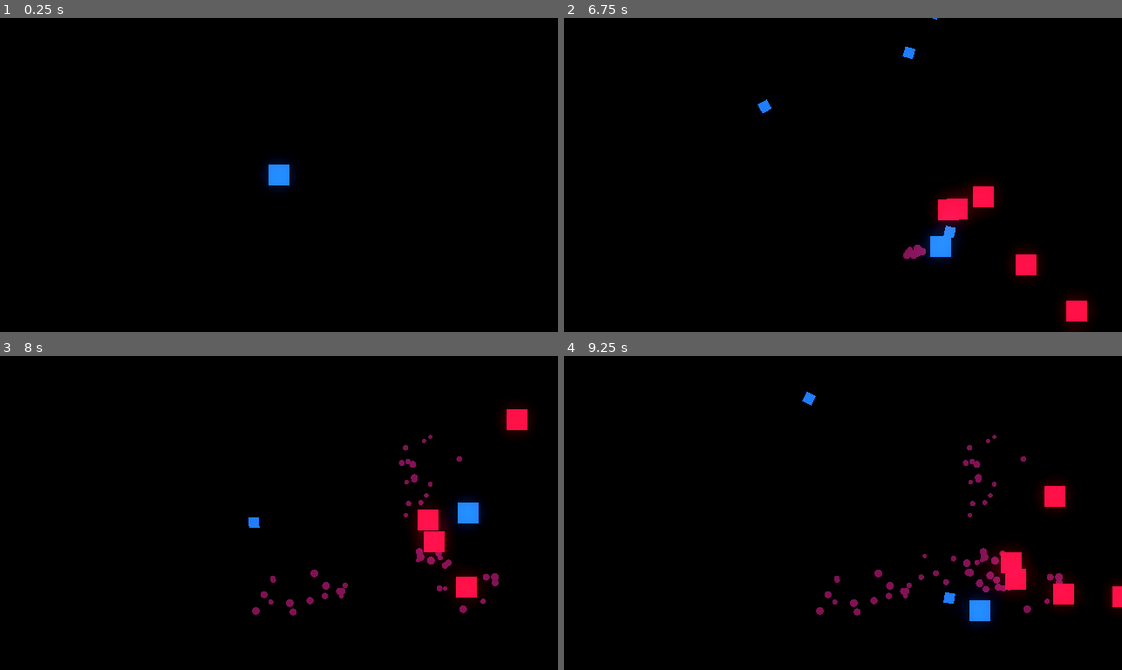
Above: before the commit, frames 1-4 (two rows, left to right).
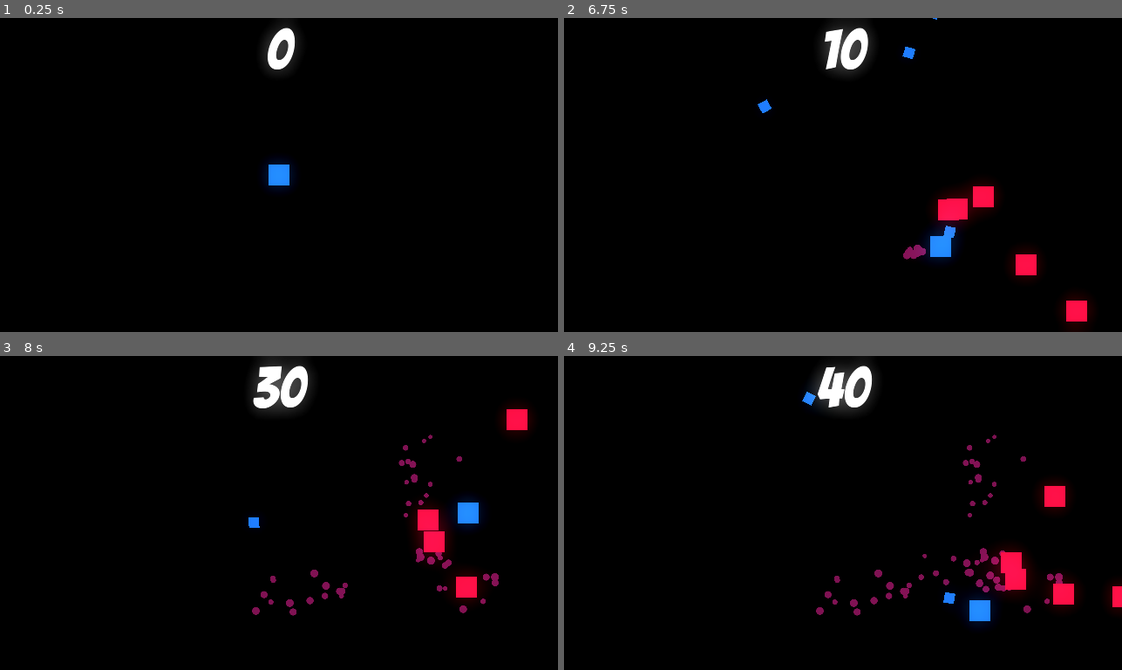
Above: after the commit, the same moments.

Repository: OwenDdev/Wave-Shooter
Game: Godot game, scene res://arena.tscn
The game is run twice, just before and just after one commit, with the same random seed, the same clock (stepped at 60 frames per second) and the same inputs.
Inputs (mouse positions are in pixels of both pictures, inside the frame that each line leads up to):
- Up to frame 1 (0.25 s): no input
- Up to frame 2 (6.75 s): tap Enter at 0.5 s; move the mouse to (965, 159) at 0.52 s; press the mouse at (965, 159) at 0.53 s; hold D (move_right) 0.53-1.28 s; move the mouse to (731, 190) at 1.27 s; release the mouse at (731, 190) at 1.28 s; hold S (move_down) 1.28-2.03 s; click (731, 190) at 1.35 s; move the mouse to (898, 105) at 2.02 s; press the mouse at (898, 105) at 2.03 s; hold D (move_right) 2.03-2.78 s; move the mouse to (815, 237) at 2.77 s; release the mouse at (815, 237) at 2.78 s; hold W (move_up) 2.78-3.53 s; click (815, 237) at 2.85 s; move the mouse to (1010, 222) at 3.52 s; press the mouse at (1010, 222) at 3.53 s; hold A (move_left) 3.53-5.03 s; move the mouse to (675, 127) at 4.27 s; release the mouse at (675, 127) at 4.28 s; click (675, 127) at 4.35 s; move the mouse to (870, 175) at 5.02 s; press the mouse at (870, 175) at 5.03 s; hold S (move_down) 5.03-5.78 s; move the mouse to (759, 96) at 5.77 s; release the mouse at (759, 96) at 5.78 s; hold D (move_right) 5.78-6.53 s; click (759, 96) at 5.85 s; move the mouse to (965, 159) at 6.52 s; press the mouse at (965, 159) at 6.53 s; hold W (move_up) from 6.53 s (still down)
- Up to frame 3 (8 s): move the mouse to (167, 528) at 7.27 s; release W (move_up) at 7.28 s; release the mouse at (167, 528) at 7.28 s; hold D (move_right) from 7.28 s (still down); click (167, 528) at 7.35 s
- Up to frame 4 (9.25 s): move the mouse to (898, 443) at 8.02 s; release D (move_right) at 8.03 s; press the mouse at (898, 443) at 8.03 s; hold S (move_down) 8.03-8.78 s; move the mouse to (815, 575) at 8.77 s; release the mouse at (815, 575) at 8.78 s; hold A (move_left) from 8.78 s (still down); click (815, 575) at 8.85 s

The runs differ from the first frame. In frame 1, 0.6% of the frame differs, in the area x 47-54%, y 3-17%; in frame 2, 1.1%; in frame 3, 1.4%, in the area x 45-56%, y 0-18%; in frame 4, 1.4%.

Commit message:
Scoring System
Basic Score System implemented
Using Control and label nodes
custom font imported
score increases on enemy death

Diff:
--- a/Global.gd
+++ b/Global.gd
@@ -5,6 +5,8 @@
 
 var player = null
 
+var points = 0
+
 func instance_node(node, location, parent):
 	var node_instance = node.instantiate()
 	parent.add_child(node_instance)
--- a/arena.tscn
+++ b/arena.tscn
@@ -1,7 +1,9 @@
-[gd_scene load_steps=4 format=3 uid="uid://cmsmrpvdvq5u0"]
+[gd_scene load_steps=6 format=3 uid="uid://cmsmrpvdvq5u0"]
 
 [ext_resource type="Script" path="res://arena.gd" id="1_5g7r8"]
 [ext_resource type="PackedScene" uid="uid://bvyhci1gkahna" path="res://player.tscn" id="2_hnaq8"]
+[ext_resource type="FontFile" uid="uid://b28j27r6xf8et" path="res://Font.ttf" id="3_xtixm"]
+[ext_resource type="Script" path="res://score.gd" id="4_230fa"]
 
 [sub_resource type="Environment" id="Environment_chsiw"]
 background_mode = 3
@@ -21,4 +23,28 @@
 [node name="Enemy_spawn_timer" type="Timer" parent="."]
 autostart = true
 
+[node name="UI" type="Node2D" parent="."]
+z_index = 20
+position = Vector2(0, -4.435)
+
+[node name="Control" type="Control" parent="UI"]
+layout_mode = 3
+anchors_preset = 0
+offset_top = 8.87
+offset_right = 640.0
+offset_bottom = 368.87
+
+[node name="Score" type="Label" parent="UI/Control"]
+layout_mode = 0
+offset_top = -4.435
+offset_right = 1280.0
+offset_bottom = 140.565
+scale = Vector2(0.5, 0.5)
+theme_override_fonts/font = ExtResource("3_xtixm")
+theme_override_font_sizes/font_size = 128
+text = "100"
+horizontal_alignment = 1
+vertical_alignment = 1
+script = ExtResource("4_230fa")
+
 [connection signal="timeout" from="Enemy_spawn_timer" to="." method="_on_enemy_spawn_timer_timeout"]
--- a/enemy.gd
+++ b/enemy.gd
@@ -19,6 +19,7 @@
 	global_position += velocity * speed * delta
 
 	if hp <= 0:
+		Global.points += 10
 		if Global.node_creation_parent != null:
 			var blood_particles_instance =  Global.instance_node(blood_particles, global_position, Global.node_creation_parent)
 			blood_particles_instance.rotation = velocity.angle()
--- /dev/null
+++ b/score.gd
@@ -0,0 +1,4 @@
+extends Label
+
+func _process(delta: float) -> void:
+	text = str(Global.points)
Binary file added: Font.ttf
Not shown, added: Font.ttf.import
